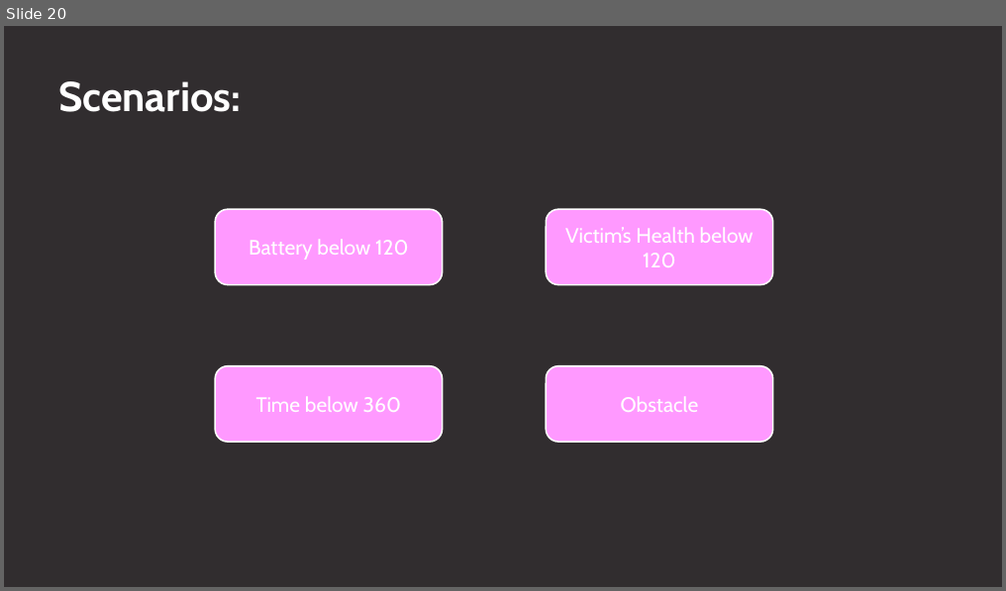
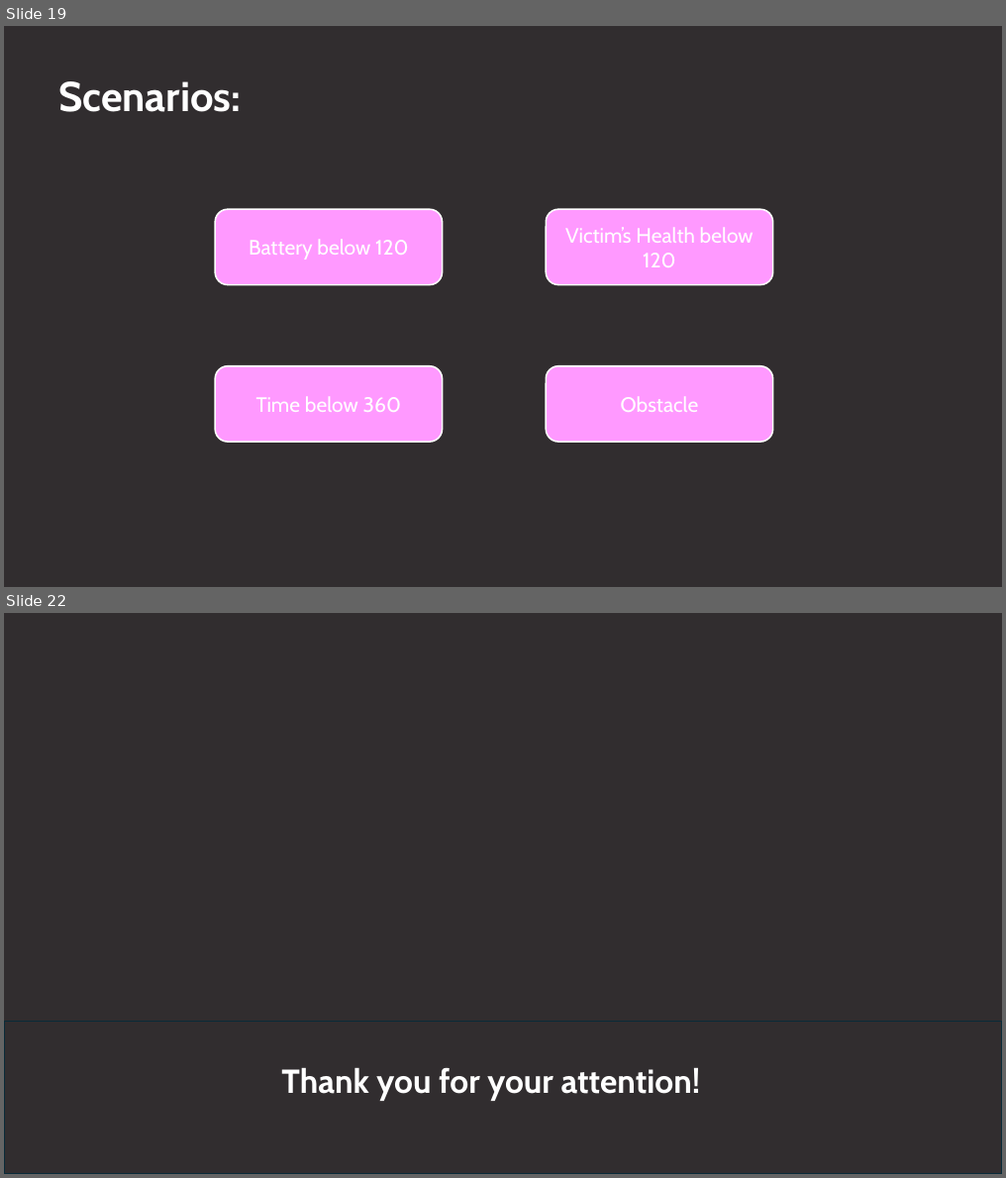
Before and after one commit to Stef504/Artificial-Intelligence-II---PDDL-PDDL-, a slide deck: AI-Presentation.pptx. Shown one above the other, each under a label of ours: slide 20 before the commit, slides 19 and 22 after it; the slides between them are not shown. The pictures are 1006x591 and 1006x1178 pixels, drawn with LibreOffice and Linux fonts; fonts in the diff are those of the drawing; background and template pictures are left out. Boxes give left, top, right and bottom in pixels: in the first picture for what was removed or moved away, otherwise in the second. Text is boxed around its words. In the diff, an @@ line names an element or a change of style, - is before the commit and + after.

```diff
--- a/AI-Presentation.pptx
+++ b/AI-Presentation.pptx
@@ slide 22 added at bbox=[4, 613, 1002, 1174], background picture (left out) @@
@@ rectangle added at bbox=[4, 1022, 1002, 1174], fill #312D2F, outline #092A39 1.5 pt @@
@@ text added at bbox=[281, 1067, 701, 1101], 32 pt, text #FFFFFF, bold @@
+Thank you for your attention!
@@ what was slide 20 is now slide 19 @@
```
Also in this commit, not shown: 7 slides changed, 1 other slide added, 1 slide removed, 13 other files.
